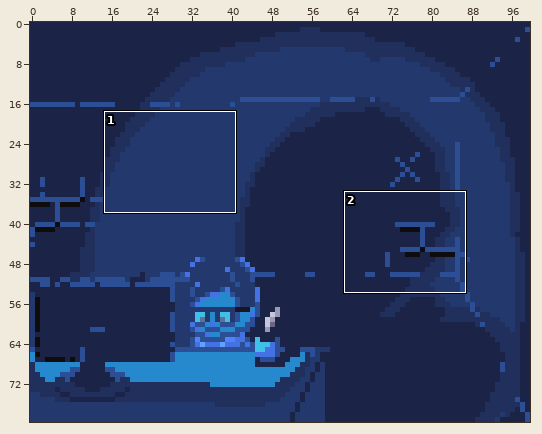
One commit to this pixel-art file: Characters/ComputerTIme.aseprite. Above, an overview of the earlier version with the close-up marked.
Close-up. The starting point:
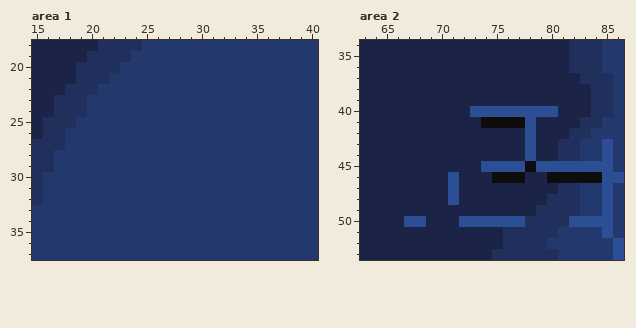
100x80 pixels, 1 frame. Shown: area 1: x 15..40, y 18..37; area 2: x 63..86, y 34..53. The commit also changed other parts of the picture, which this record leaves out.
Now the later version:
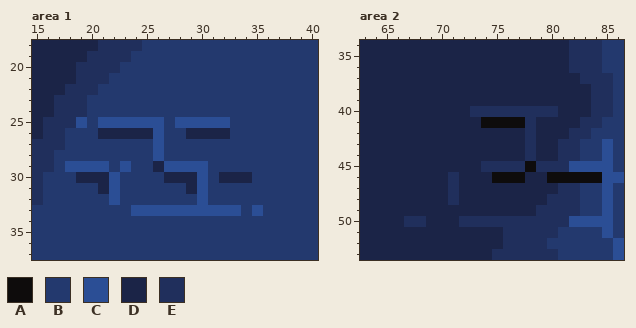
Palette (. is transparent): A #0e0c0c  B #23396e  C #2b4e95  D #1b2447  E #202f5c
Diff:
--- area 1, layer "Walls"
@@ x 15..40 @@
 24 DDEEEBBBBBBBBBBBBBBBBBBBBB
-25 DEEEBBBBBBBBBBBBBBBBBBBBBB
-26 DEEBBBBBBBBBBBBBBBBBBBBBBB
-27 EEEBBBBBBBBBBBBBBBBBBBBBBB
-28 EEBBBBBBBBBBBBBBBBBBBBBBBB
-29 EEBBBBBBBBBBBBBBBBBBBBBBBB
-30 EBBBBBBBBBBBBBBBBBBBBBBBBB
-31 EBBBBBBBBBBBBBBBBBBBBBBBBB
-32 EBBBBBBBBBBBBBBBBBBBBBBBBB
-33 BBBBBBBBBBBBBBBBBBBBBBBBBB
+25 DEEECBCCCCCCBCCCCCBBBBBBBB
+26 DEEBBBDDDDDCBBDDDDBBBBBBBB
+27 EEEBBBBBBBBCBBBBBBBBBBBBBB
+28 EEBBBBBBBBBCBBBBBBBBBBBBBB
+29 EEBCCCCBCBBDCCCCBBBBBBBBBB
+30 EBBBDDDCBBBBDDDCBDDDBBBBBB
+31 EBBBBBDCBBBBBBDCBBBBBBBBBB
+32 EBBBBBBCBBBBBBBCBBBBBBBBBB
+33 BBBBBBBBBCCCCCCCCCCBCBBBBB
 34 BBBBBBBBBBBBBBBBBBBBBBBBBB
--- area 2, layer "Walls"
@@ x 63..86 @@
 39 DDDDDDDDDDDDDDDDDDDDDEEB
-40 DDDDDDDDDDCCCCCCCCDDDEEB
-41 DDDDDDDDDDDAAAACDDDDEEBB
-42 DDDDDDDDDDDDDDDCDDDEEBBB
-43 DDDDDDDDDDDDDDDCDDEEBBCB
-44 DDDDDDDDDDDDDDDCDDEEBBCB
-45 DDDDDDDDDDDCCCCACCCCCCCB
-46 DDDDDDDDCDDDAAADDAAAAACC
-47 DDDDDDDDCDDDDDDDDDEEBBCB
-48 DDDDDDDDCDDDDDDDDEEEBBCB
+40 DDDDDDDDDDEEEEEEEEDDDEEB
+41 DDDDDDDDDDDAAAAEDDDDEEBB
+42 DDDDDDDDDDDDDDDEDDDEEBBB
+43 DDDDDDDDDDDDDDDEDDEEBBCB
+44 DDDDDDDDDDDDDDDEDDEEBBCB
+45 DDDDDDDDDDDEEEEAEEECCCCB
+46 DDDDDDDDEDDDAAADDAAAAACC
+47 DDDDDDDDEDDDDDDDDDEEBBCB
+48 DDDDDDDDEDDDDDDDDEEEBBCB
 49 DDDDDDDDDDDDDDDDEEEEBBCB
-50 DDDDCCDDDCCCCCCEEEECCCCB
+50 DDDDEEDDDEEEEEEEEEECCCCB
 51 DDDDDDDDDDDDDEEEEEBBBBCB
Boxes around the changes in both close-ups, in picture pixels (x1, y1, x2, y2):
changed: (65, 117, 263, 216)
changed: (404, 106, 569, 227)
